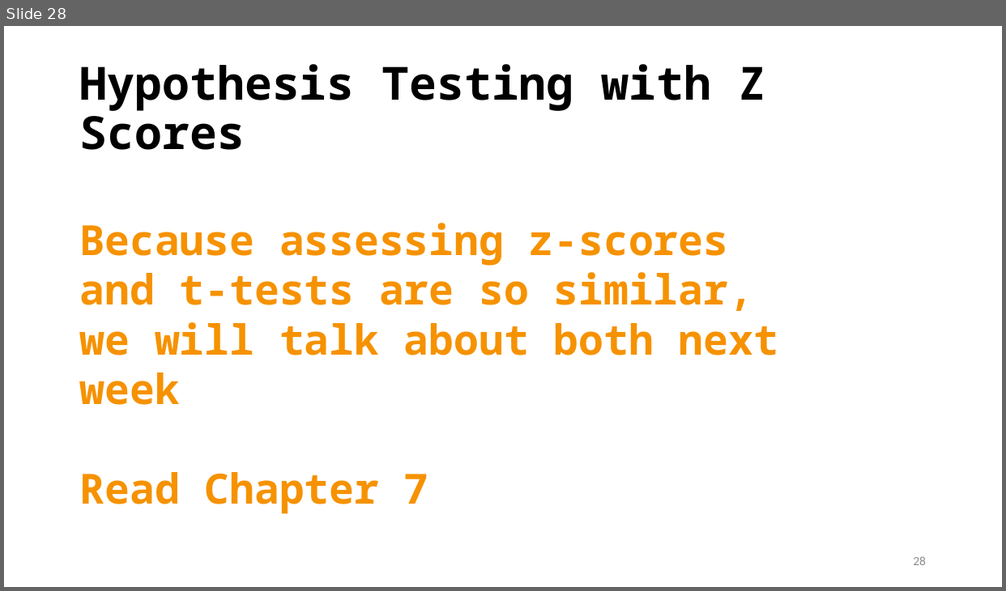
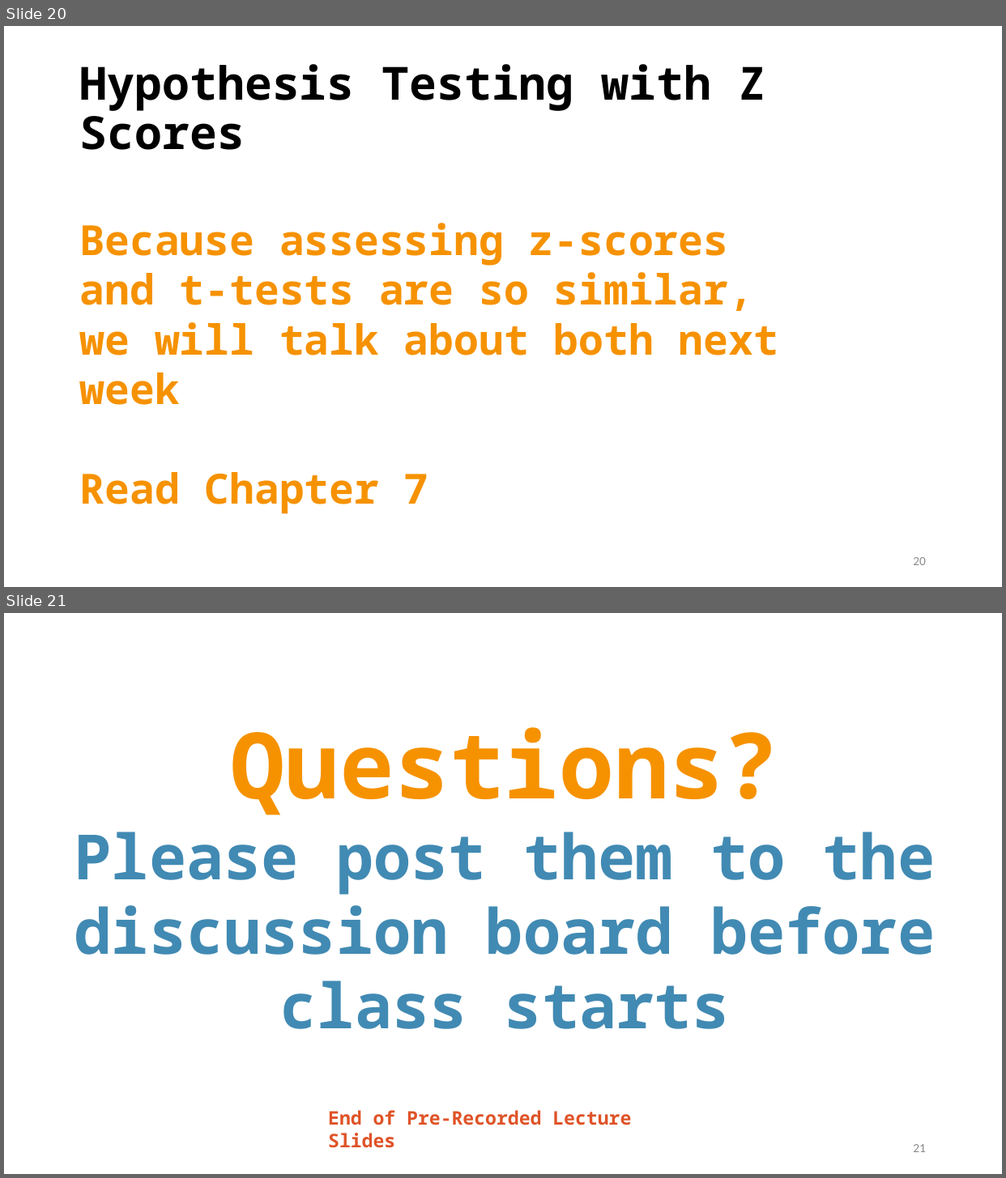
Before and after one commit to TysonStanley/EDU-6050, a slide deck: Slides/04_EDUC_6050_2018.pptx. Shown one above the other, each under a label of ours: slide 28 before the commit, slides 20 and 21 after it. The pictures are 1006x591 and 1006x1178 pixels, drawn with LibreOffice and Linux fonts; fonts in the diff are those of the drawing. Boxes give left, top, right and bottom in pixels: in the first picture for what was removed or moved away, otherwise in the second. Text is boxed around its words. In the diff, an @@ line names an element or a change of style, - is before the commit and + after.

```diff
--- a/Slides/04_EDUC_6050_2018.pptx
+++ b/Slides/04_EDUC_6050_2018.pptx
@@ slide 21 added at <box>4,613,1002,1174</box>, background #FFFFFF @@
@@ text added at <box>74,727,936,1029</box>, 60 pt, text #418AB3, bold @@
+Questions?
+Please post them to the discussion board before class starts
@@ text added at <box>328,1110,631,1148</box>, 18 pt, text #DF5327, bold @@
+End of Pre-Recorded Lecture Slides
@@ page number added at <box>913,1144,926,1152</box>, 12 pt, text #8C8C8C @@
+21
@@ what was slide 28 is now slide 20 @@
@@ page number at <box>913,557,926,565</box>: text changed @@
-28
+20
```
Also in this commit, not shown: 4 slides changed, 1 other slide added, 9 slides removed, 1 other file.
